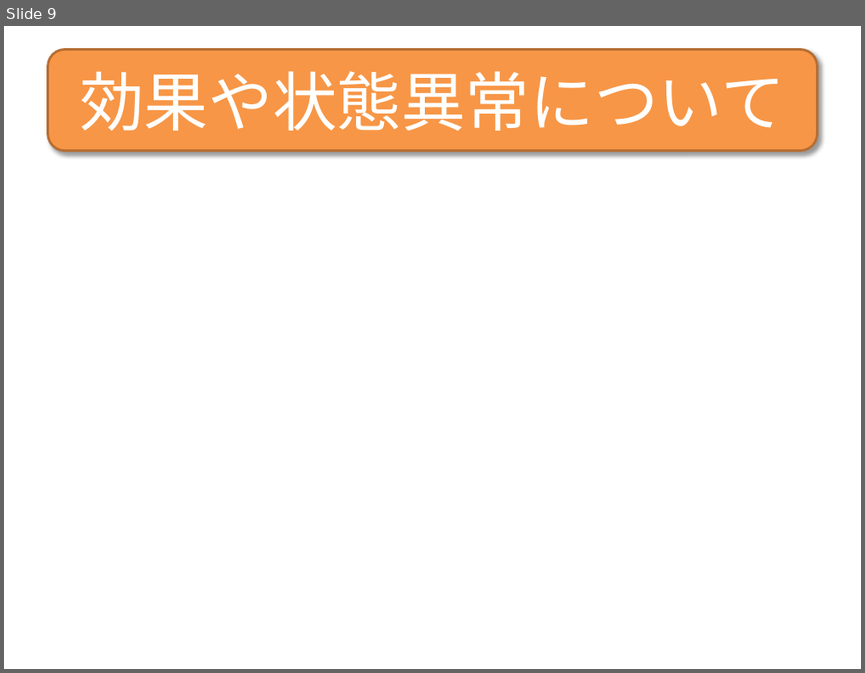
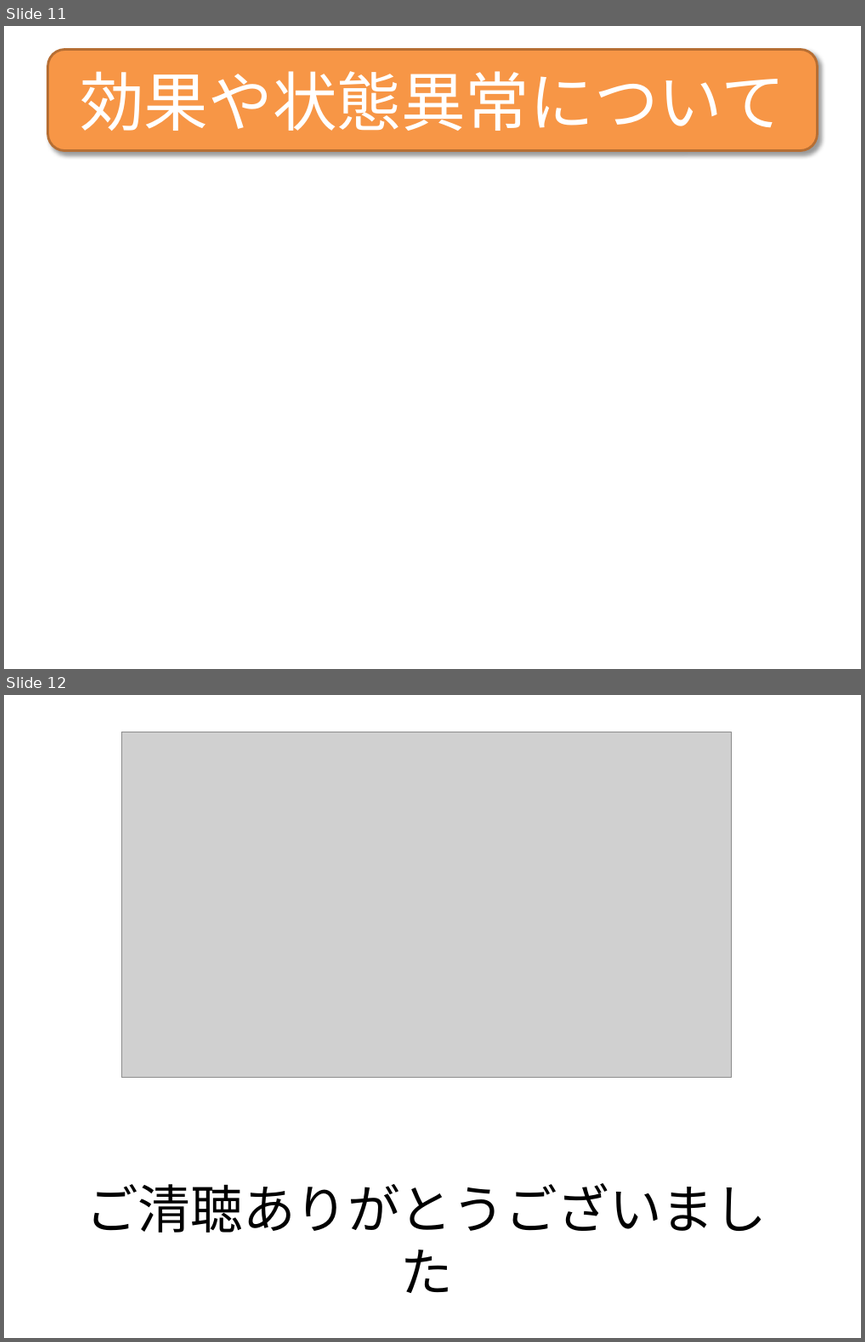
Before and after one commit to TeamNogic/Nogic, a slide deck: プレゼン/Nogic.pptx. Shown one above the other, each under a label of ours: slide 9 before the commit, slides 11 and 12 after it. The pictures are 865x673 and 865x1342 pixels, drawn with LibreOffice and Linux fonts; fonts in the diff are those of the drawing; grey boxes stand for pictures. Boxes give left, top, right and bottom in pixels: in the first picture for what was removed or moved away, otherwise in the second. Text is boxed around its words. In the diff, an @@ line names an element or a change of style, - is before the commit and + after.

```diff
--- a/プレゼン/Nogic.pptx
+++ b/プレゼン/Nogic.pptx
@@ slide 12 added at (4,695,861,1338), background #FFFFFF @@
@@ picture added at (122,732,732,1077) @@
@@ text added at (86,1183,766,1232), 44 pt, text #000000 @@
+ご清聴ありがとうございました
@@ what was slide 9 is now slide 11 @@
```
Also in this commit, not shown: 2 slides changed, 1 other slide added, 6 slides removed, 6 other files.
